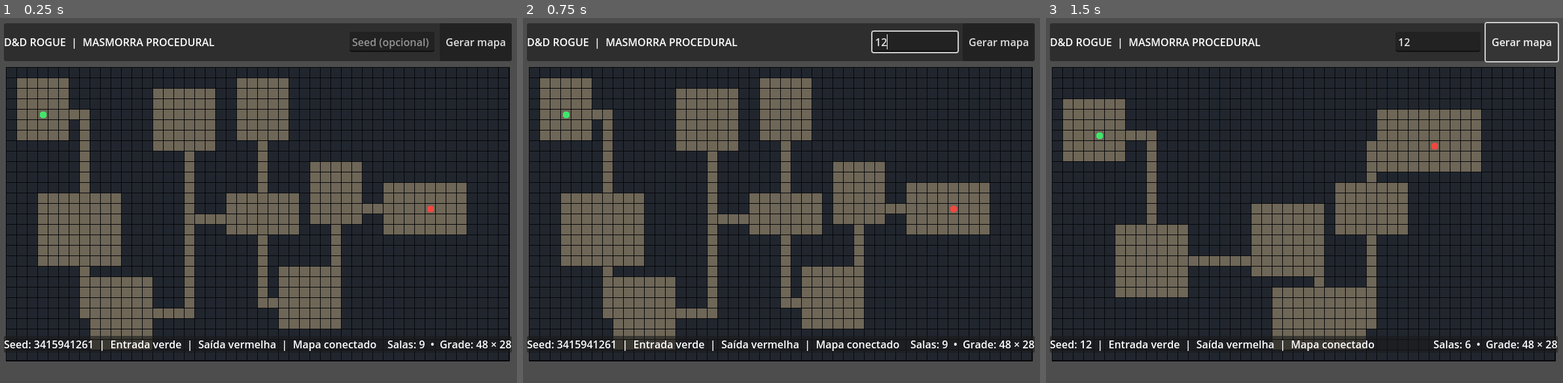
Above: before the commit, frames 1-3 (left to right).
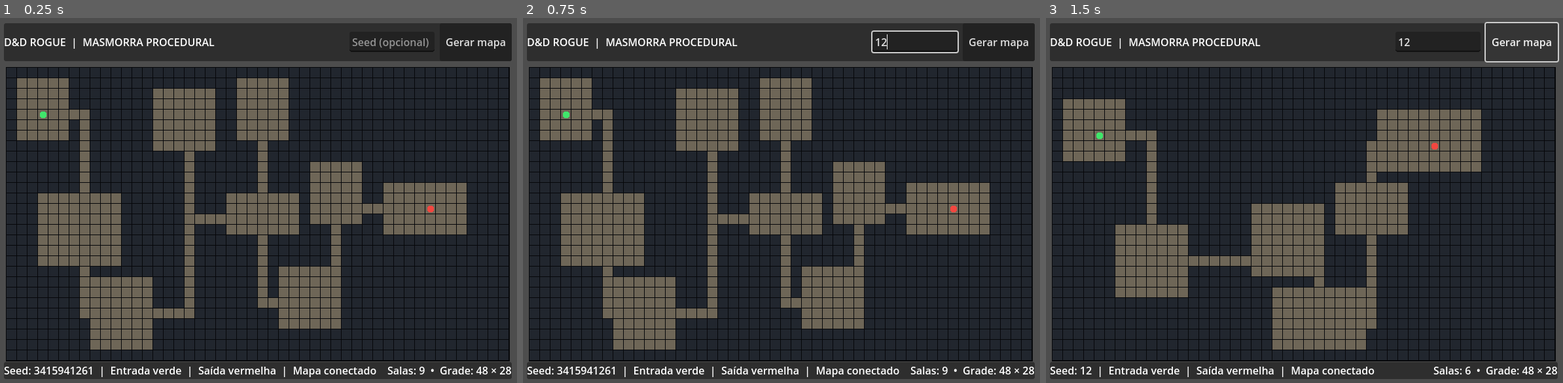
Above: after the commit, the same moments.

Repository: vanish994/DnD-Rogue
Game: Godot game, scene res://scenes/main.tscn
Two runs of this game, one before a commit and one after it. Both use one fixed random seed, a clock stepped at 60 frames per second and the inputs below.
Inputs (mouse positions are in pixels of both pictures, inside the frame that each line leads up to):
- Up to frame 1 (0.25 s): no input
- Up to frame 2 (0.75 s): click (915, 43) at 0.52 s; type "12" at 0.6 s
- Up to frame 3 (1.5 s): click "Gerar mapa" at 1.25 s

The runs differ from the first frame. In frame 1, 5.6% of the frame differs, in the area x 0-99%, y 87-99%; in frame 2, 5.6%; in frame 3, 5.7%.

Commit message:
Fit dungeon demo within viewport

Diff:
--- a/scripts/dungeon_demo.gd
+++ b/scripts/dungeon_demo.gd
@@ -47,10 +47,7 @@
 	row.add_child(generate_button)
 
 	var info_panel := PanelContainer.new()
-	info_panel.position = Vector2(16, 530 - 34)
-	info_panel.size = Vector2(768, 28)
-	# A viewport é 520 px; manter a faixa de estado dentro dela.
-	info_panel.position = Vector2(12, 488)
+	info_panel.position = Vector2(12, 528)
 	info_panel.size = Vector2(776, 26)
 	layer.add_child(info_panel)
 
